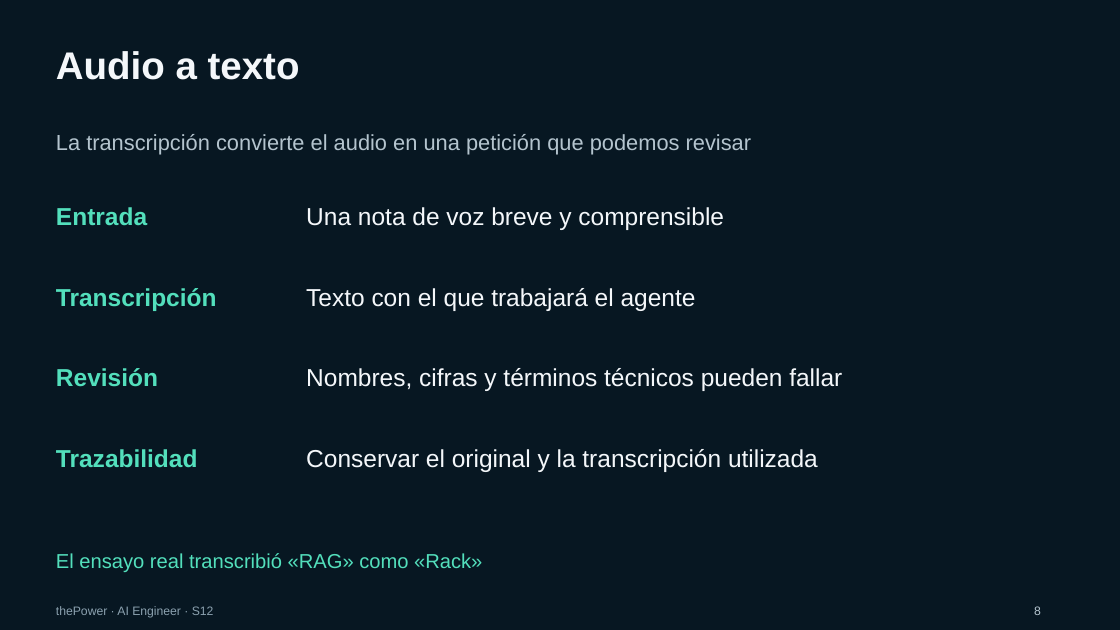
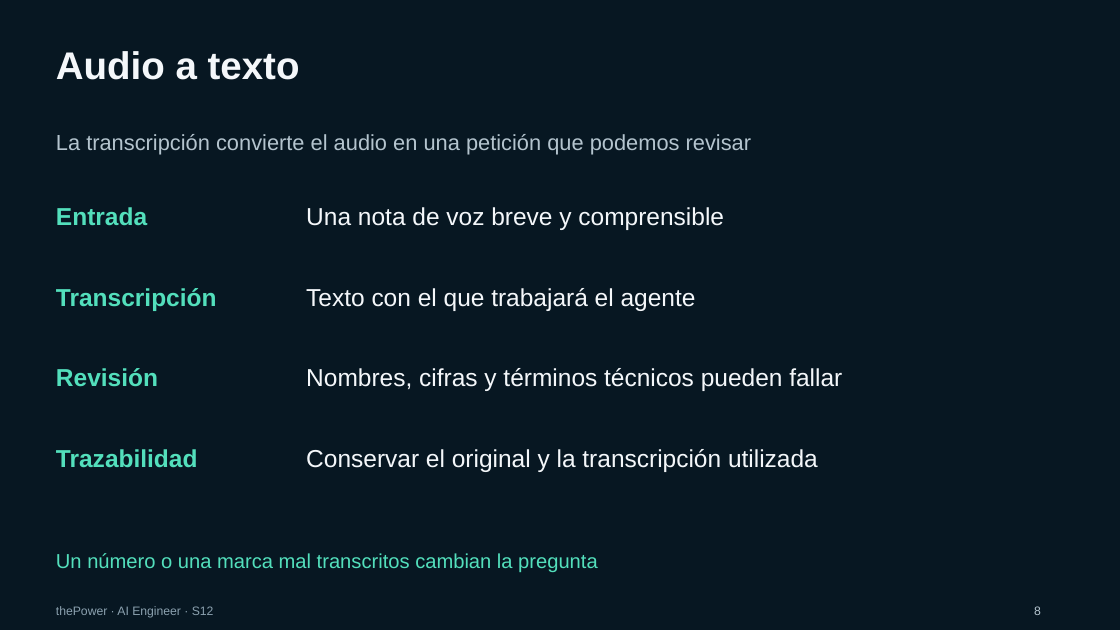
Before and after one commit to JoseAntonioNuevo/thepower-rag, a slide deck: slide 8 of material/S12/S12-deep-research-multimodal.pptx. Drawn at 1120x630 pixels with LibreOffice and Linux fonts; fonts in the diff are those of the drawing; background and template pictures are left out. Boxes give left, top, right and bottom in pixels: in the first picture for what was removed or moved away, otherwise in the second. Text is boxed around its words. In the diff, an @@ line names an element or a change of style, - is before the commit and + after.

```diff
--- a/material/S12/S12-deep-research-multimodal.pptx
+++ b/material/S12/S12-deep-research-multimodal.pptx
@@ text at (56,553,598,572): text changed @@
-El ensayo real transcribió «RAG» como «Rack»
+Un número o una marca mal transcritos cambian la pregunta
```
Also in this commit, not shown: 6 other slides changed, 12 other files.
